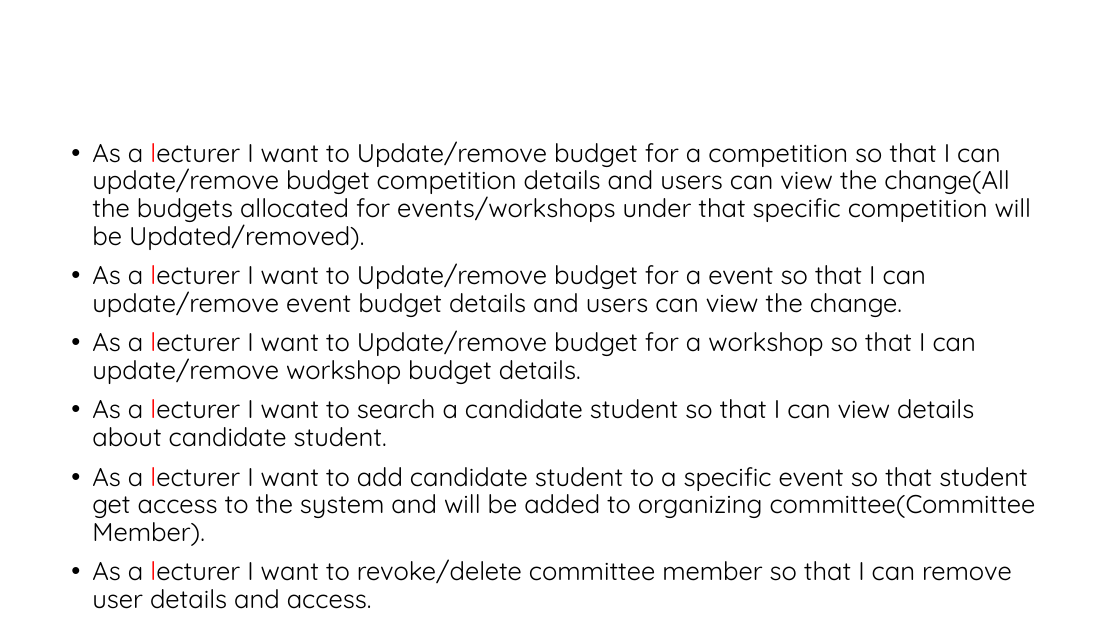
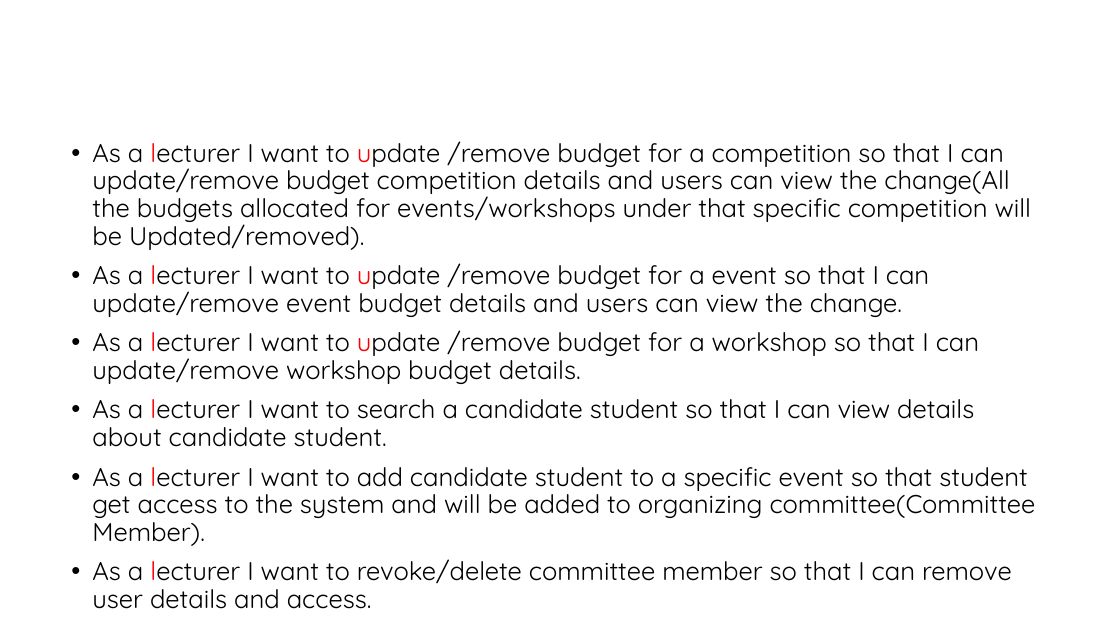
Before and after one commit to Sajith16/CSSEDocs, a slide deck: slide 10 of CodeFest-Management-Tool.pptx. Drawn at 1120x630 pixels with LibreOffice and Linux fonts; fonts in the diff are those of the drawing; background and template pictures are left out. Boxes give left, top, right and bottom in pixels: in the first picture for what was removed or moved away, otherwise in the second. Text is boxed around its words. In the diff, an @@ line names an element or a change of style, - is before the commit and + after.

Commit message:
updated

```diff
--- a/CodeFest-Management-Tool.pptx
+++ b/CodeFest-Management-Tool.pptx
@@ text at [92, 141, 1032, 384]: text changed @@
-• As a lecturer I want to Update/remove budget for a competition so that I can update/remove budget competition details and users can view the change(All the budgets allocated for events/workshops under that specific competition will be Updated/removed).
-• As a lecturer I want to Update/remove budget for a event so that I can update/remove event budget details and users can view the change.
-• As a lecturer I want to Update/remove budget for a workshop so that I can update/remove workshop budget details.
+• As a lecturer I want to update /remove budget for a competition so that I can update/remove budget competition details and users can view the change(All the budgets allocated for events/workshops under that specific competition will be Updated/removed).
+• As a lecturer I want to update /remove budget for a event so that I can update/remove event budget details and users can view the change.
+• As a lecturer I want to update /remove budget for a workshop so that I can update/remove workshop budget details.
```
Also in this commit, not shown: 3 other slides changed.
